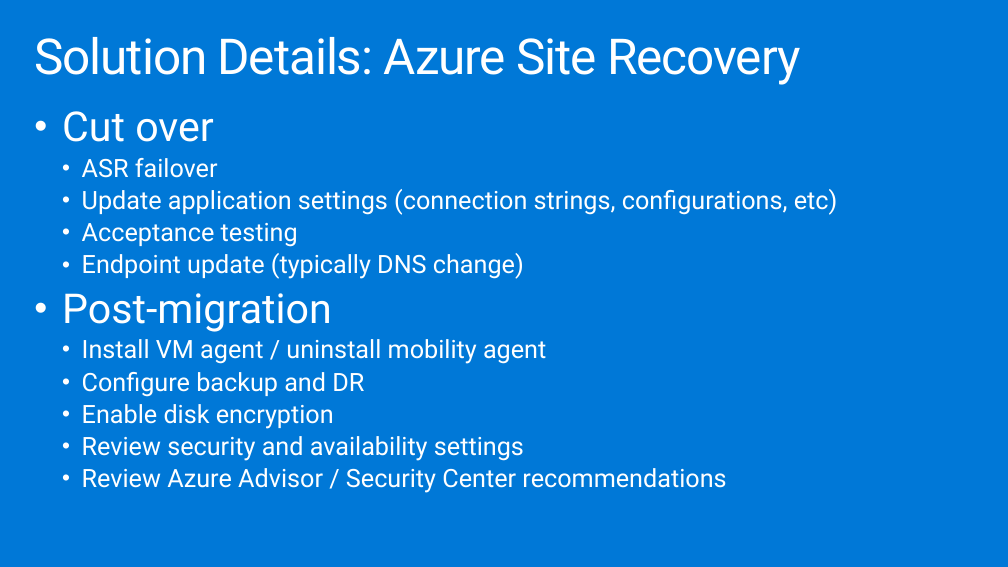
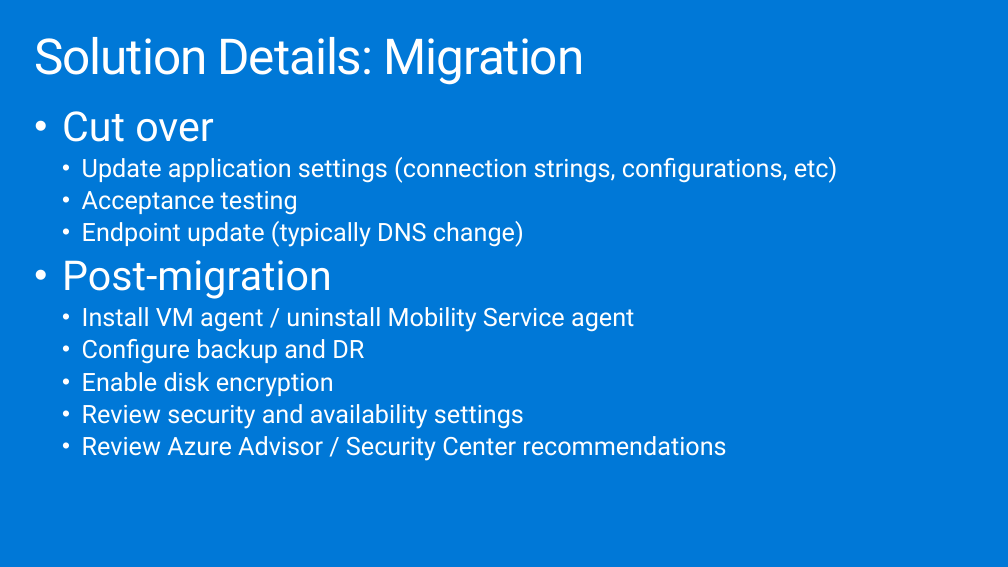
Before and after one commit to yachoukh/MCW-Line-of-business-application-migration, a slide deck: slide 25 of Whiteboard design session/WDS trainer presentation - Line-of-business application migration.pptx. Drawn at 1008x567 pixels with LibreOffice and Linux fonts; fonts in the diff are those of the drawing. Boxes give left, top, right and bottom in pixels: in the first picture for what was removed or moved away, otherwise in the second. Text is boxed around its words. In the diff, an @@ line names an element or a change of style, - is before the commit and + after.

```diff
--- a/Whiteboard design session/WDS trainer presentation - Line-of-business application migration.pptx
+++ b/Whiteboard design session/WDS trainer presentation - Line-of-business application migration.pptx
@@ title at [34,37,585,85]: text changed @@
-Solution Details: Azure Site Recovery
+Solution Details: Migration
@@ text at [82,158,218,178]: paragraph removed @@
-  • ASR failover
@@ text at [82,307,634,332]: text changed @@
-  • Install VM agent / uninstall mobility agent
+  • Install VM agent / uninstall Mobility Service agent
```
Also in this commit, not shown: 15 other slides changed, 5 other files.
